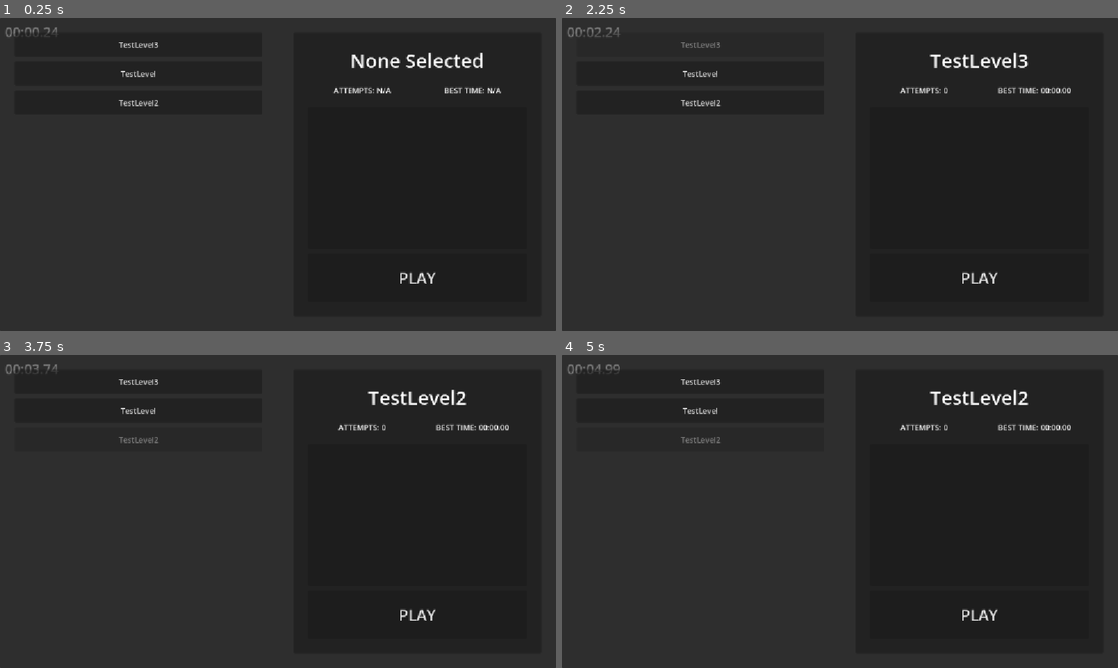
Above: before the commit, frames 1-4 (two rows, left to right).
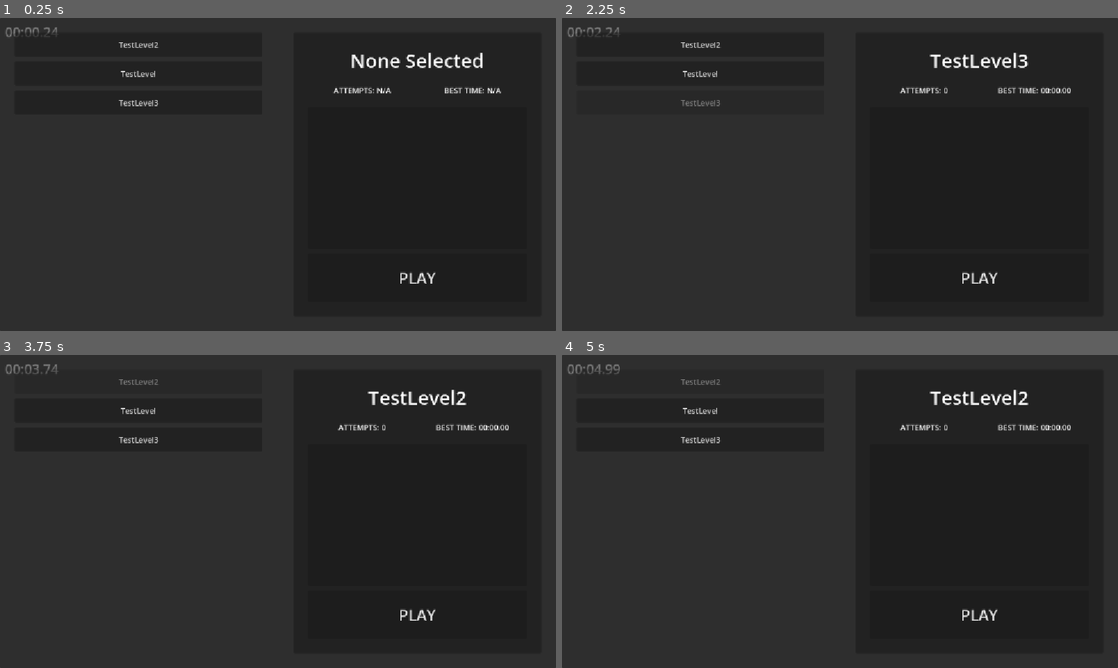
Above: after the commit, the same moments.

Repository: appellatebaton0/wierd-jam
Game: Godot game, scene res://Scenes/Main.tscn
The game is run twice, just before and just after one commit, with the same random seed, the same clock (stepped at 60 frames per second) and the same inputs.
Inputs:
- Up to frame 1 (0.25 s): no input
- Up to frame 2 (2.25 s): click "PLAY" at 0.5 s; click "PLAY" at 1.25 s; click "TestLevel3" at 2 s
- Up to frame 3 (3.75 s): click "TestLevel" at 2.75 s; click "TestLevel2" at 3.5 s
- Up to frame 4 (5 s): tap Enter at 4.25 s; hold W from 4.28 s (still down); tap Space (Jump) at 4.52 s

The runs differ from the first frame. In frame 1, less than 0.1% of the frame differs, in the area x 27-29%, y 8-29%; in frame 2, 0.1%, in the area x 2-29%, y 4-29%; in frame 3, 0.1%; in frame 4, 0.1%.

Commit message:
h10.6 - Level Completion & Animator
Rigged up a simple Area2D for the player to run into to complete the level, and made an Animator to handle the changing of scenes.

Diff:
--- /dev/null
+++ b/Scenes/Goal.tscn
@@ -0,0 +1,121 @@
+[gd_scene format=3 uid="uid://b40yvgijtwdv0"]
+
+[ext_resource type="Script" uid="uid://bhc2qeqhghvs3" path="res://Scripts/Goal.gd" id="1_7hjqj"]
+
+[sub_resource type="Shader" id="Shader_ttkpa"]
+code = "shader_type canvas_item;
+
+uniform float u = 3.0;
+void vertex() {
+	// Called for every vertex the material is visible on.
+}
+
+void fragment() {
+
+
+	COLOR.a = 0.0;
+
+	if (1.0 - (sqrt(pow((UV.x - 0.5), 2) + pow((UV.y - 0.5), 2)) * u ) > 0.0)
+	{
+		COLOR.a = 1.0;
+	}
+	// Called for every pixel the material is visible on.
+}
+
+//void light() {
+//	// Called for every pixel for every light affecting the CanvasItem.
+//	// Uncomment to replace the default light processing function with this one.
+//}
+"
+
+[sub_resource type="ShaderMaterial" id="ShaderMaterial_gipfo"]
+shader = SubResource("Shader_ttkpa")
+shader_parameter/u = 3.785
+
+[sub_resource type="Gradient" id="Gradient_o4qnl"]
+offsets = PackedFloat32Array(1)
+colors = PackedColorArray(1, 1, 1, 1)
+
+[sub_resource type="GradientTexture2D" id="GradientTexture2D_ye8jc"]
+gradient = SubResource("Gradient_o4qnl")
+
+[sub_resource type="Shader" id="Shader_ef3ye"]
+code = "shader_type canvas_item;
+
+uniform float u = 3.0;
+void vertex() {
+	// Called for every vertex the material is visible on.
+}
+
+void fragment() {
+
+
+	if (1.0 - (sqrt(pow((UV.x - 0.5), 2) + pow((UV.y - 0.5), 2)) * u ) <= 0.0)
+	{
+		COLOR.a = 0.0;
+	}
+	// Called for every pixel the material is visible on.
+}
+
+//void light() {
+//	// Called for every pixel for every light affecting the CanvasItem.
+//	// Uncomment to replace the default light processing function with this one.
+//}
+"
+
+[sub_resource type="ShaderMaterial" id="ShaderMaterial_6nn83"]
+shader = SubResource("Shader_ef3ye")
+shader_parameter/u = 2.025
+
+[sub_resource type="Gradient" id="Gradient_vwn5f"]
+offsets = PackedFloat32Array(1)
+colors = PackedColorArray(1, 1, 1, 0.25882354)
+
+[sub_resource type="GradientTexture2D" id="GradientTexture2D_l0ixq"]
+gradient = SubResource("Gradient_vwn5f")
+width = 128
+height = 128
+
+[sub_resource type="Curve" id="Curve_vwn5f"]
+_data = [Vector2(0, 0.0050600767), 0.0, 0.0, 0, 0, Vector2(0.24354243, 1), 0.0, 0.0, 0, 0]
+point_count = 2
+
+[sub_resource type="CurveTexture" id="CurveTexture_l0ixq"]
+curve = SubResource("Curve_vwn5f")
+
+[sub_resource type="Curve" id="Curve_f4a38"]
+_data = [Vector2(0, 0.9958886), 0.0, 1.7083908, 0, 0, Vector2(1, 0), 0.0, 0.0, 0, 0]
+point_count = 2
+
+[sub_resource type="CurveTexture" id="CurveTexture_3o770"]
+curve = SubResource("Curve_f4a38")
+
+[sub_resource type="ParticleProcessMaterial" id="ParticleProcessMaterial_ttkpa"]
+particle_flag_disable_z = true
+gravity = Vector3(0, 0, 0)
+scale_curve = SubResource("CurveTexture_3o770")
+alpha_curve = SubResource("CurveTexture_l0ixq")
+
+[sub_resource type="CircleShape2D" id="CircleShape2D_6nn83"]
+radius = 45.044422
+
+[node name="Goal" type="Area2D" unique_id=347924917]
+collision_layer = 8
+collision_mask = 2
+script = ExtResource("1_7hjqj")
+
+[node name="Sprite2D" type="Sprite2D" parent="." unique_id=2032600080]
+material = SubResource("ShaderMaterial_gipfo")
+texture = SubResource("GradientTexture2D_ye8jc")
+
+[node name="GPUParticles2D" type="GPUParticles2D" parent="." unique_id=1935391813]
+material = SubResource("ShaderMaterial_6nn83")
+amount = 7
+texture = SubResource("GradientTexture2D_l0ixq")
+lifetime = 5.0
+process_material = SubResource("ParticleProcessMaterial_ttkpa")
+
+[node name="CollisionShape2D" type="CollisionShape2D" parent="." unique_id=2116650374]
+shape = SubResource("CircleShape2D_6nn83")
+
+[connection signal="body_entered" from="." to="." method="_on_body_entered"]
--- a/Scenes/Levels/TestLevel2.tscn
+++ b/Scenes/Levels/BTestLevel.tscn
@@ -1,11 +1,12 @@
-[gd_scene format=3 uid="uid://crb233ilvy1oa"]
+[gd_scene format=3 uid="uid://bp4ot4t75mw16"]
 
-[ext_resource type="Script" uid="uid://b3w1juegcjptq" path="res://Scripts/BackgroundPolygon.gd" id="1_alpxu"]
-[ext_resource type="Script" uid="uid://c10cndcu33lm7" path="res://Scripts/Camera.gd" id="2_mkw6p"]
-[ext_resource type="PackedScene" uid="uid://dsu8ksqadgaqx" path="res://Scenes/Player.tscn" id="3_e3fhj"]
-[ext_resource type="PackedScene" uid="uid://dffj877vhhx4u" path="res://Scenes/LongRail.tscn" id="4_ife66"]
-[ext_resource type="PackedScene" uid="uid://b46f20mibw1h3" path="res://Scenes/Transform.tscn" id="5_almqe"]
-[ext_resource type="Script" uid="uid://5v4fcc34jkgn" path="res://Scripts/DeathBorder.gd" id="6_axxus"]
+[ext_resource type="Script" uid="uid://b3w1juegcjptq" path="res://Scripts/BackgroundPolygon.gd" id="1_ef3ye"]
+[ext_resource type="Script" uid="uid://c10cndcu33lm7" path="res://Scripts/Camera.gd" id="2_6nn83"]
+[ext_resource type="PackedScene" uid="uid://dsu8ksqadgaqx" path="res://Scenes/Player.tscn" id="3_vwn5f"]
+[ext_resource type="PackedScene" uid="uid://dffj877vhhx4u" path="res://Scenes/LongRail.tscn" id="4_l0ixq"]
+[ext_resource type="PackedScene" uid="uid://b46f20mibw1h3" path="res://Scenes/Transform.tscn" id="5_f4a38"]
+[ext_resource type="Script" uid="uid://5v4fcc34jkgn" path="res://Scripts/DeathBorder.gd" id="6_3o770"]
+[ext_resource type="PackedScene" uid="uid://b40yvgijtwdv0" path="res://Scenes/Goal.tscn" id="7_6nn83"]
 
 [node name="Level" type="Node" unique_id=1515485159]
 
@@ -111,9 +112,12 @@
 [node name="DeathBorder" type="Node2D" parent="." unique_id=197261714]
 position = Vector2(26.999756, 1112)
 scale = Vector2(1.0000001, 1.0000001)
-script = ExtResource("6_axxus")
+script = ExtResource("6_3o770")
 LINE_COLOR = Color(1, 0, 0.22352941, 1)
 LINE_WIDTH = 10.0
 MAIN_LENGTH = 15000
 TYPE_LENGTH = 80
 metadata/_custom_type_script = "uid://5v4fcc34jkgn"
+
+[node name="Goal" parent="." unique_id=347924917 instance=ExtResource("7_6nn83")]
+position = Vector2(480, -348)
--- a/Scenes/Main.tscn
+++ b/Scenes/Main.tscn
@@ -1,11 +1,100 @@
 [gd_scene format=3 uid="uid://p2tyqwglemqs"]
 
+[ext_resource type="Script" uid="uid://bekv7j6pldbj" path="res://Scripts/Animator.gd" id="3_kln2b"]
 [ext_resource type="Script" uid="uid://2fbsksjmy0sx" path="res://Scripts/RunTimer.gd" id="7_jw32o"]
 [ext_resource type="Script" uid="uid://kq22o1w8r82l" path="res://Scripts/LevelScreeen.gd" id="8_vy5pj"]
 
 [sub_resource type="PlaceholderTexture2D" id="PlaceholderTexture2D_kln2b"]
 
 [sub_resource type="PlaceholderTexture2D" id="PlaceholderTexture2D_rgh2o"]
+
+[sub_resource type="Animation" id="Animation_pbw6q"]
+resource_name = "Game -> Level"
+tracks/0/type = "value"
+tracks/0/imported = false
+tracks/0/enabled = true
+tracks/0/path = NodePath("AnimationPlayer:activate")
+tracks/0/interp = 1
+tracks/0/loop_wrap = true
+tracks/0/keys = {
+"times": PackedFloat32Array(0.44),
+"transitions": PackedFloat32Array(1),
+"update": 1,
+"values": [true]
+}
+tracks/1/type = "value"
+tracks/1/imported = false
+tracks/1/enabled = true
+tracks/1/path = NodePath("LevelScreen:visible")
+tracks/1/interp = 1
+tracks/1/loop_wrap = true
+tracks/1/keys = {
+"times": PackedFloat32Array(0),
+"transitions": PackedFloat32Array(1),
+"update": 1,
+"values": [true]
+}
+
+[sub_resource type="Animation" id="Animation_kln2b"]
+resource_name = "Level -> Game"
+tracks/0/type = "value"
+tracks/0/imported = false
+tracks/0/enabled = true
+tracks/0/path = NodePath("AnimationPlayer:activate")
+tracks/0/interp = 1
+tracks/0/loop_wrap = true
+tracks/0/keys = {
+"times": PackedFloat32Array(0.3),
+"transitions": PackedFloat32Array(1),
+"update": 1,
+"values": [true]
+}
+tracks/1/type = "value"
+tracks/1/imported = false
+tracks/1/enabled = true
+tracks/1/path = NodePath("LevelScreen:visible")
+tracks/1/interp = 1
+tracks/1/loop_wrap = true
+tracks/1/keys = {
+"times": PackedFloat32Array(0),
+"transitions": PackedFloat32Array(1),
+"update": 1,
+"values": [false]
+}
+
+[sub_resource type="Animation" id="Animation_rgh2o"]
+length = 0.001
+tracks/0/type = "value"
+tracks/0/imported = false
+tracks/0/enabled = true
+tracks/0/path = NodePath("AnimationPlayer:activate")
+tracks/0/interp = 1
+tracks/0/loop_wrap = true
+tracks/0/keys = {
+"times": PackedFloat32Array(0),
+"transitions": PackedFloat32Array(1),
+"update": 1,
+"values": [true]
+}
+tracks/1/type = "value"
+tracks/1/imported = false
+tracks/1/enabled = true
+tracks/1/path = NodePath("LevelScreen:visible")
+tracks/1/interp = 1
+tracks/1/loop_wrap = true
+tracks/1/keys = {
+"times": PackedFloat32Array(0),
+"transitions": PackedFloat32Array(1),
+"update": 1,
+"values": [true]
+}
+
+[sub_resource type="AnimationLibrary" id="AnimationLibrary_pbw6q"]
+_data = {
+&"Game -> Level": SubResource("Animation_pbw6q"),
+&"Level -> Game": SubResource("Animation_kln2b"),
+&"RESET": SubResource("Animation_rgh2o")
+}
 
 [node name="Main" type="Node" unique_id=1226045905]
 
@@ -37,7 +126,7 @@
 grow_horizontal = 2
 grow_vertical = 2
 
-[node name="LevelScreen" type="Panel" parent="CanvasLayer/UI" unique_id=1735410670 node_paths=PackedStringArray("main")]
+[node name="LevelScreen" type="Panel" parent="CanvasLayer/UI" unique_id=1735410670]
 layout_mode = 1
 anchors_preset = 15
 anchor_right = 1.0
@@ -45,7 +134,6 @@
 grow_horizontal = 2
 grow_vertical = 2
 script = ExtResource("8_vy5pj")
-main = NodePath("../../..")
 
 [node name="HBoxContainer" type="HBoxContainer" parent="CanvasLayer/UI/LevelScreen" unique_id=1682128092]
 layout_mode = 1
@@ -146,4 +234,11 @@
 theme_override_font_sizes/font_size = 32
 text = "PLAY"
 
+[node name="AnimationPlayer" type="AnimationPlayer" parent="CanvasLayer/UI" unique_id=964604758 node_paths=PackedStringArray("main") groups=["Animator"]]
+libraries/ = SubResource("AnimationLibrary_pbw6q")
+script = ExtResource("3_kln2b")
+main = NodePath("../../..")
+activate = true
+
 [connection signal="pressed" from="CanvasLayer/UI/LevelScreen/HBoxContainer/MarginContainer2/PanelContainer/MarginContainer/VBoxContainer/Button" to="CanvasLayer/UI/LevelScreen" method="_on_play_pressed"]
+[connection signal="animation_finished" from="CanvasLayer/UI/AnimationPlayer" to="CanvasLayer/UI/AnimationPlayer" method="_on_animation_finished"]
--- /dev/null
+++ b/Scripts/Animator.gd
@@ -0,0 +1,39 @@
+class_name Animator extends AnimationPlayer
+# Manages all the menu transitions, as well as level unloading.
+
+# Where to put levels.
+@export var main:Node
+
+var current_level_data:LevelData
+var current_level_instance:Node
+
+# Set in animations to activate any sub-part of an animation.
+@export var activate:bool : set = _on_activate
+
+var queued_for:StringName = "None."
+
+func _start_level(level:LevelData):
+	current_level_data = level
+
+	queued_for = "Level Start"
+	play("Level -> Game")
+
+func _end_level():
+	queued_for = "Level End"
+	play("Game -> Level")
+
+func _on_activate(to:bool) -> void: if to:
+	match queued_for:
+		"Level Start":
+			# Load up the currently selected level, and do something about the screens.
+
+			var level = current_level_data.scene.instantiate()
+
+			main.add_child(level)
+
+			current_level_instance = level
+		"Level End":
+			current_level_data.store_attempt()
+
+			current_level_instance.queue_free()
+			current_level_instance = null
--- /dev/null
+++ b/Scripts/Goal.gd
@@ -0,0 +1,12 @@
+class_name Goal extends Area2D
+# When the player coincides with this, the level is complete.
+
+@onready var animator:Animator = get_tree().get_first_node_in_group("Animator")
+
+func _on_body_entered(body: Node2D) -> void: if body is Player: # It should always be, but make sure.
+
+	## Something something level ends.
+
+	animator._end_level()
+
+	pass
--- a/Scripts/LevelScreeen.gd
+++ b/Scripts/LevelScreeen.gd
@@ -14,12 +14,14 @@
 @onready var best_time_lab   := %BestTime
 @onready var attempt_box     := %AttemptBox
 
-@export var main:Node # Where to put the levels.
+@onready var animator:Animator = get_tree().get_first_node_in_group("Animator")
 
 var level_data:Array[LevelData]
 var selected_level:LevelData
 
-func _ready() -> void: load_levels()
+func _ready() -> void:
+	load_levels()
+
 
 ## Loads all the levels into LevelData, and makes entries for each of them.
 func load_levels() -> void:
@@ -40,7 +42,7 @@
 	var new = LevelData.new()
 
 	new.scene = load(path)
-	new.level_name = path.replace(LEVEL_PATH, "").replace(".tscn", "")
+	new.level_name = path.replace(LEVEL_PATH, "").replace(".tscn", "").right(-1)
 
 	level_data.append(new)
 
@@ -87,10 +89,5 @@
 func _on_play_pressed() -> void:
 	if not selected_level: return
 
-	# Load up the currently selected level, and do something about the screens.
-
-	var level = selected_level.scene.instantiate()
-
-	main.add_child(level)
-
-	hide() # Make this activate an animationplayer eventually.
+	# Load up the currently selected level
+	animator._start_level(selected_level)
--- a/project.godot
+++ b/project.godot
@@ -34,6 +34,7 @@
 [global_group]
 
 Player=""
+Animator=""
 
 [input]
 
@@ -48,6 +49,7 @@
 2d_physics/layer_1="Environment"
 2d_physics/layer_2="Player"
 2d_physics/layer_3="RailSnap"
+2d_physics/layer_4="Goal"
 
 [physics]
 
Not shown: 7 places in Scenes/Levels/ATestLevel3.tscn that only renumber resources
Not shown: 5 places in Scenes/Levels/BTestLevel.tscn that only renumber resources
Not shown: 7 places in Scenes/Levels/CTestLevel2.tscn that only renumber resources
Not shown, added: Scripts/Animator.gd.uid
Not shown, added: Scripts/Goal.gd.uid
